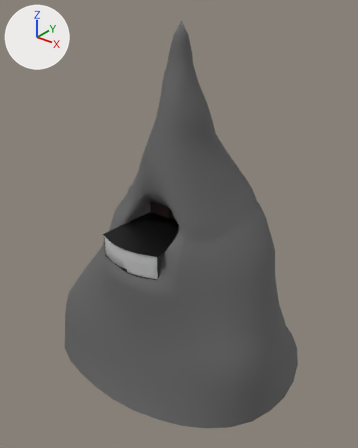
An edit to the FBX model A3DPIE/Assets/Assets/Meshes/Geometry Blockout.fbx, drawn before and after from the same camera.
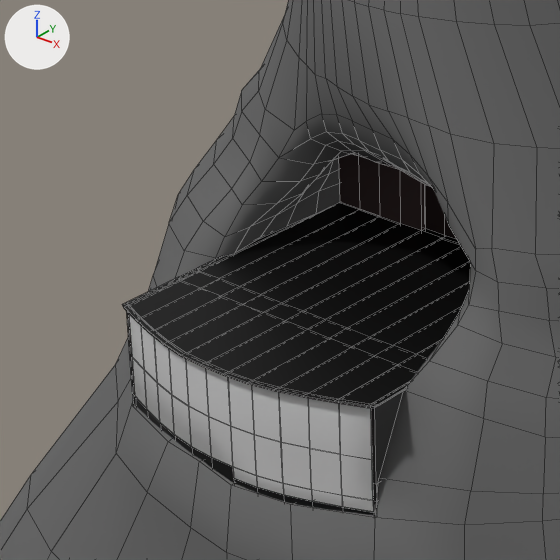
Old and new are each drawn whole from a 50 mm camera at (215.0, -239.0, 178.1) aimed at (-0.7, 30.7, 10.9) and again close up on the part from 21% to 55% of the width and 37% to 65% of the height. Lighting does not change. The marker at upper left points along +X, +Y and +Z. The close-ups show mesh edges as thin lines. Where no turn or scale is listed for an object, it has been applied to the vertices.

Before the edit, the objects in view are built like this:
```python
me_cube_001 = bpy.data.meshes.new('Cube.001')
me_cube_001.from_pydata(...)  # 359 vertices, 350 faces; spans x -28.0..25.6, y -30.5..45.2, z -6.5..32.3
# faces by material slot: [273, 77]
me_cube_001.materials.append(mat_wood)  # brown #3c2c2c
me_cube_001.materials.append(mat_dark_metal)  # black #111111
me_cube_004 = bpy.data.meshes.new('Cube.004')
me_cube_004.from_pydata(...)  # 140 vertices, 138 faces; spans x -25.9..25.9, y -31.5..25.5, z 16.0..16.2
# faces by material slot: [52, 86]
me_cube_004.materials.append(mat_wood)  # brown #3c2c2c
me_cube_004.materials.append(mat_dark_metal)  # black #111111
me_cylinder_003 = bpy.data.meshes.new('Cylinder.003')
me_cylinder_003.from_pydata(...)  # 1109 vertices, 1098 faces; spans x -98.0..101.0, y -50.0..133.0, z -106.0..157.0
me_cylinder_003.materials.append(mat_rock)  # dark grey #646464
ob_floor0 = bpy.data.objects.new('Floor0', me_cube_001)
ob_floor0.location = (0.0, 0.0, 0.0)
ob_floor2 = bpy.data.objects.new('Floor2', me_cube_004)
ob_floor2.location = (0.0, 0.0, 0.0)
ob_pinnacle = bpy.data.objects.new('Pinnacle', me_cylinder_003)
ob_pinnacle.location = (0.0, 0.0, 0.0)
# also in view: 'Window' at (0.0, -27.6, 7.0)
```
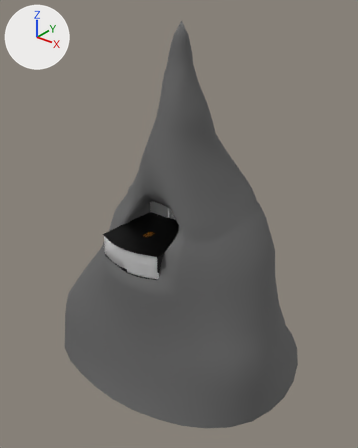
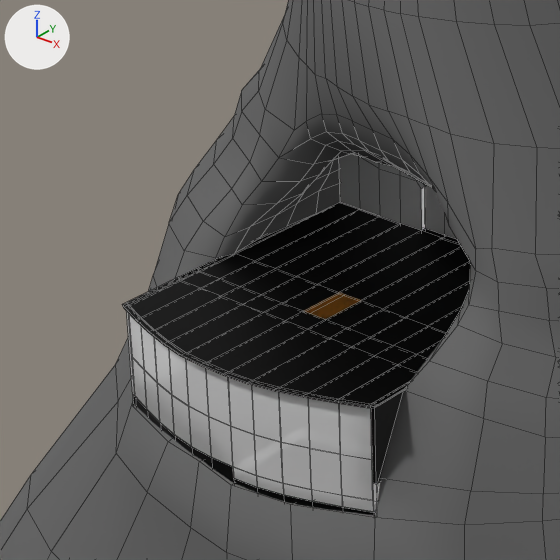
Changed parts and their boxes [x1, y1, x2, y2] in the close-ups (560 x 560 px):
part 1 of me_cube_001, built on: [359, 156, 426, 230] in both
part 2 of me_cube_001, surface changed: [133, 228, 457, 515] in both
part 3 of me_cube_001, recoloured (black to grey): [339, 154, 457, 239] in both
part 4 of me_cube_001, recoloured: [126, 311, 380, 513] in both
part 5 of me_cube_004, built on: [198, 202, 470, 359] in both
part 6 of me_cube_004, surface changed: [122, 268, 419, 408] in both

Edits to the bpy script that builds the scene:
```text
Add img_rectdesign_png:
    img_rectdesign_png = load_image('RectDesign.png', '../Materials/_Textures/RectDesign.png', 56, 32, 'Non-Color')
Add mat_rectdesign:
    mat_rectdesign = bpy.data.materials.new('RectDesign')
    mat_rectdesign.use_nodes = True; mat_rectdesign.node_tree.nodes.clear()
    _N = mat_rectdesign.node_tree.nodes; _L = mat_rectdesign.node_tree.links
    n0 = _N.new('ShaderNodeBsdfPrincipled'); n0.name = 'Principled BSDF'
    n0.inputs[0].default_value = (0.423, 0.147, 0.0, 1.0)  # 'Base Color', brown #ae6b00
    n0.inputs[1].default_value = 0.663  # 'Metallic'
    n1 = _N.new('ShaderNodeOutputMaterial'); n1.name = 'Material Output'
    n2 = _N.new('ShaderNodeTexImage'); n2.name = 'Image Texture'
    n2.image = img_rectdesign_png
    _L.new(n2.outputs[0], n0.inputs[4])  # 'Color' to 'Alpha'
    _L.new(n0.outputs[0], n1.inputs[0])  # 'BSDF' to 'Surface'
Add mat_wall:
    mat_wall = principled_material('Wall')
    mat_wall.base_color = (0.8, 0.8, 0.8)  # white #e7e7e7
    mat_wall.metallic = 0.605
Change me_cube_001:
    used by ob_floor0; location = (0.0, 0.0, 0.0)
    remove me_cube_001.from_pydata(...)  # 359 vertices, 350 faces; spans x -28.0..25.6, y -30.5..45.2, z -6.5..32.3
    add me_cube_001.from_pydata(...)  # 389 vertices, 372 faces; spans x -28.0..25.6, y -30.5..45.2, z -6.5..32.3
    me_cube_001 part 1
    4 vertices are removed from x -6.8..6.8, y 25.0..26.0, z 26.0
    18 faces are deleted
    8 vertices in x -15.9..15.9, y 25.0..26.0, z 26.0 move by (0.0, 0.0, -1.0)
    20 vertices are added at x -6.8..7.9, y 25.0..26.0, z 3.0..25.0
    8 new vertices lie (-1.1, 0.0, 1.1) away from vertices in x -6.8..7.9, y 25.0..26.0, z 23.9..25.0
    6 new vertices lie (2.1, 0.0, 2.1) away from vertices in x -2.1..0.0, y 25.0..26.0, z 6.4..8.5
    39 new faces join them, mat_wall (white #e7e7e7)
    1 new face joins them, mat_rectdesign
    me_cube_001 part 2: 332 kept faces spanning x -28.0..25.6, y -30.5..45.2, z -6.5..32.3 get new texture (UV) coordinates
    me_cube_001 part 3: 193 faces spanning x -28.0..25.0, y -30.5..45.2, z -2.0..32.3 switch from mat_wood (brown #3c2c2c) to mat_wall (white #e7e7e7)
    me_cube_001 part 4: 16 faces spanning x -25.6..25.6, y -30.5..-5.0, z -6.5..16.0 switch from mat_dark_metal (black #111111) to mat_wall (white #e7e7e7)
    add me_cube_001.materials.append(mat_rectdesign)
Change me_cube_004:
    used by ob_floor2; location = (0.0, 0.0, 0.0)
    remove me_cube_004.from_pydata(...)  # 140 vertices, 138 faces; spans x -25.9..25.9, y -31.5..25.5, z 16.0..16.2
    add me_cube_004.from_pydata(...)  # 168 vertices, 169 faces; spans x -25.9..25.9, y -31.5..25.5, z 16.0..16.2
    me_cube_004 part 5
    28 faces are deleted
    28 new vertices lie (0.0, -25.7, 0.0) away from vertices in x -25.9..25.9, y 25.0..25.5, z 16.0..16.2
    25 new faces join them, mat_wood (brown #3c2c2c)
    33 new faces join them, mat_dark_metal
    1 new face joins them, mat_rectdesign
    me_cube_004 part 6: 110 kept faces spanning x -25.9..25.9, y -31.5..25.5, z 16.0..16.2 get new texture (UV) coordinates
    add me_cube_004.materials.append(mat_rectdesign)
```
